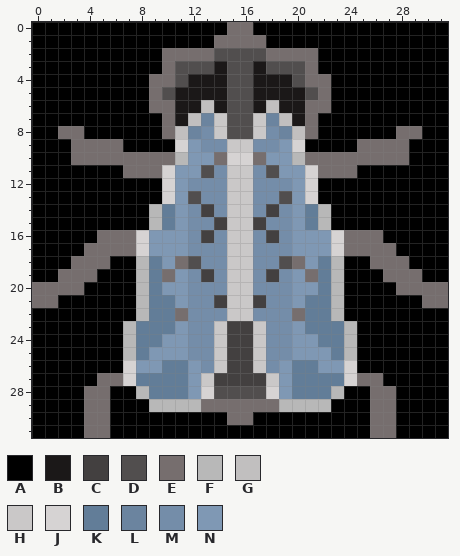
File history of a pixel-art sprite, Assets/1_Sprites/Insect_Gnat_v_01_01.png. The picture above was drawn from the file before the commit.
The file is 32x32 pixels. Colours within 5 levels of each other are drawn and written as one.
Palette (. is transparent): A #000000  B #1b1818  C #434040  D #514e4e  E #766e6e  F #b8b8b8  G #c1bfbf  H #cac8c8  J #d6d3d3  K #627d98  L #6b849f  M #748da9  N #7f98b4
And afterwards:
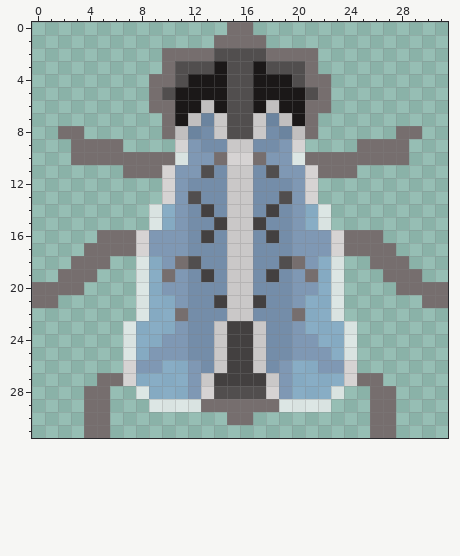
Edits made:
colour F: #b8b8b8 -> #f4f4f4bf
colour K: #627d98 -> #83a7cbbf
y 0: x 0..14 AAAAAAAAAAAAAAA -> ...............; x 17..31 AAAAAAAAAAAAAAA -> ...............
y 1: x 0..13 AAAAAAAAAAAAAA -> ..............; x 18..31 AAAAAAAAAAAAAA -> ..............
y 2..3: x 0..9 AAAAAAAAAA -> ..........; x 22..31 AAAAAAAAAA -> ..........
y 4..6: x 0..8 AAAAAAAAA -> .........; x 23..31 AAAAAAAAA -> .........
y 7: x 0..9 AAAAAAAAAA -> ..........; x 22..31 AAAAAAAAAA -> ..........
y 8: x 0..1 AA -> ..; x 4..9 AAAAAA -> ......; x 22..27 AAAAAA -> ......; x 30..31 AA -> ..
y 9: x 0..2 AAA -> ...; x 7..10 AAAA -> ....; x 21..24 AAAA -> ....; x 29..31 AAA -> ...
y 10: x 0..2 AAA -> ...; x 29..31 AAA -> ...
y 11: x 0..6 AAAAAAA -> .......; x 25..31 AAAAAAA -> .......
y 12..13: x 0..9 AAAAAAAAAA -> ..........; x 22..31 AAAAAAAAAA -> ..........
y 14..15: x 0..8 AAAAAAAAA -> .........; x 23..31 AAAAAAAAA -> .........
y 16: x 0..4 AAAAA -> .....; x 27..31 AAAAA -> .....
y 17: x 0..3 AAAA -> ....; x 28..31 AAAA -> ....
y 18: x 0..2 AAA -> ...; x 6..7 AA -> ..; x 24..25 AA -> ..; x 29..31 AAA -> ...
y 19: x 0..1 AA -> ..; x 5..7 AAA -> ...; x 24..26 AAA -> ...; x 30..31 AA -> ..
y 20: x 4..7 AAAA -> ....; x 24..27 AAAA -> ....
y 21: x 2..7 AAAAAA -> ......; x 24..29 AAAAAA -> ......
y 22: x 0..7 AAAAAAAA -> ........; x 24..31 AAAAAAAA -> ........
y 23..26: x 0..6 AAAAAAA -> .......; x 25..31 AAAAAAA -> .......
y 27: x 0..4 AAAAA -> .....; x 27..31 AAAAA -> .....
y 28: x 0..3 AAAA -> ....; x 6..7 AA -> ..; x 24..25 AA -> ..; x 28..31 AAAA -> ....
y 29: x 0..3 AAAA -> ....; x 6..8 AAA -> ...; x 23..25 AAA -> ...; x 28..31 AAAA -> ....
y 30: x 0..3 AAAA -> ....; x 6..14 AAAAAAAAA -> .........; x 17..25 AAAAAAAAA -> .........; x 28..31 AAAA -> ....
y 31: x 0..3 AAAA -> ....; x 6..25 AAAAAAAAAAAAAAAAAAAA -> ....................; x 28..31 AAAA -> ....
Boxes around the changes in both pictures, in picture pixels (x1, y1, x2, y2):
changed: (32, 22, 448, 438)
